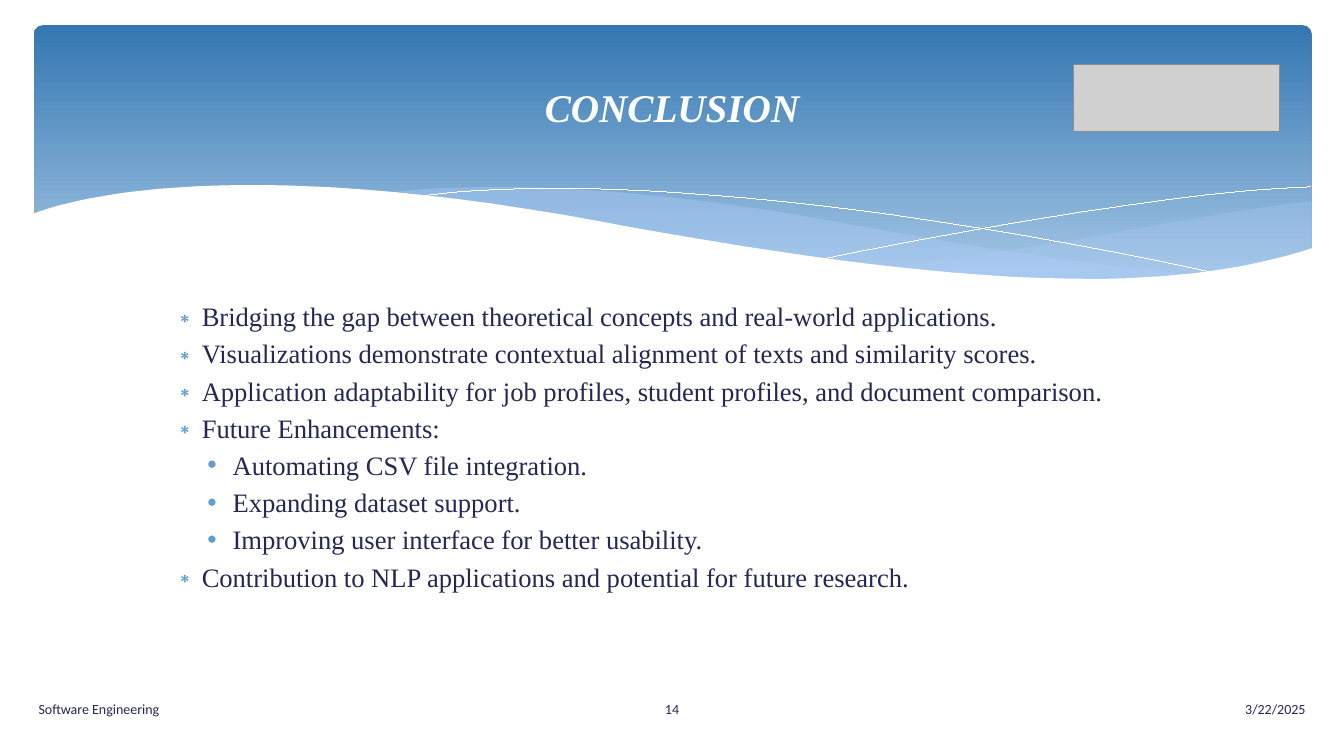
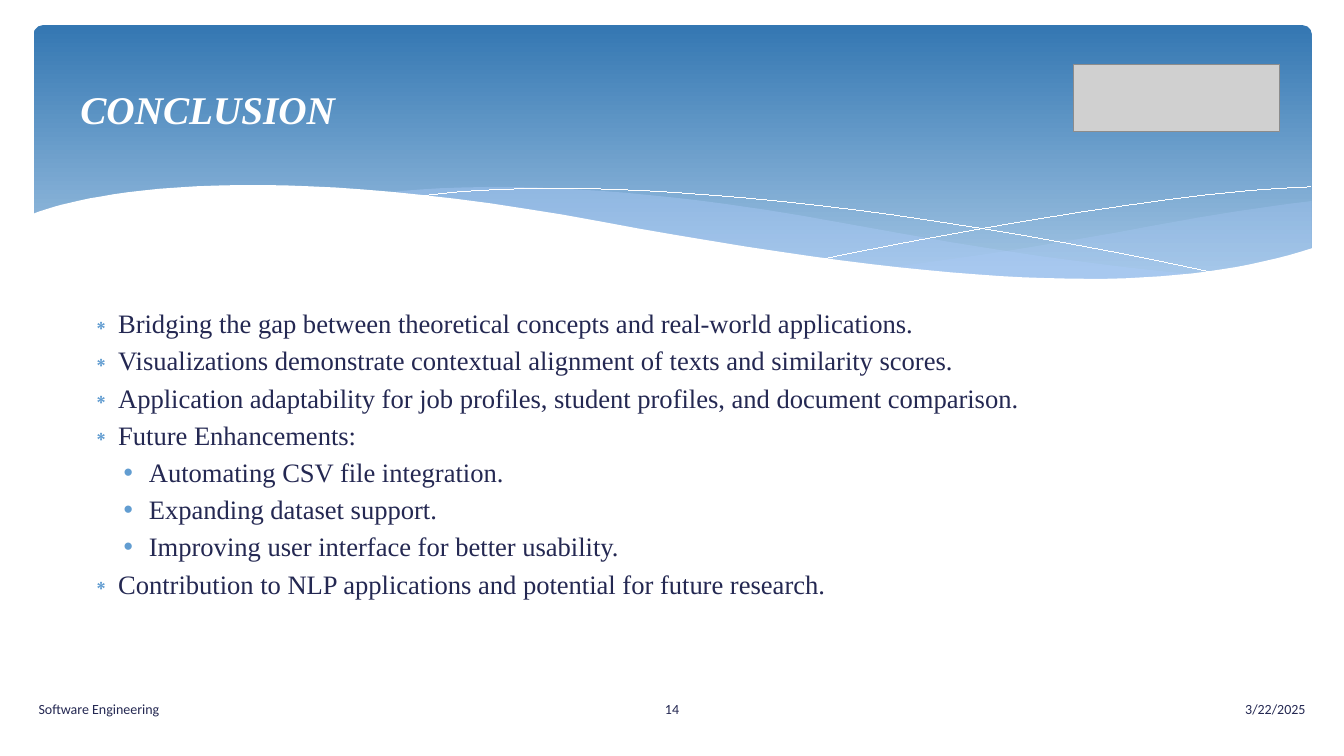
Before and after one commit to senthilmasters2024/Tech_Tweakers, a slide deck: slide 14 of SemanticAnalysisTextualData/SemanticAnalysisTextualData/Documentation/SemanticAnalysisTextualData.pptx. Drawn at 1344x756 pixels with LibreOffice and Linux fonts; fonts in the diff are those of the drawing; grey boxes stand for pictures. Boxes give left, top, right and bottom in pixels: in the first picture for what was removed or moved away, otherwise in the second. Text is boxed around its words. In the diff, an @@ line names an element or a change of style, - is before the commit and + after.

Commit message:
FixAlignmentIssuesinDocumentation
FixAlignmentIssuesinDocumentation

```diff
--- a/SemanticAnalysisTextualData/SemanticAnalysisTextualData/Documentation/SemanticAnalysisTextualData.pptx
+++ b/SemanticAnalysisTextualData/SemanticAnalysisTextualData/Documentation/SemanticAnalysisTextualData.pptx
@@ title "CONCLUSION" at <box>80,98,335,125</box>: alignment centre to left @@
@@ text "Bridging the gap between theoretical ...": place and size @@
-text "Bridging the gap between theoretical ..." at <box>202,307,1102,592</box>
+text "Bridging the gap between theoretical ..." at <box>118,314,1018,600</box>
```
Also in this commit, not shown: 13 other slides changed, 3 other files.
